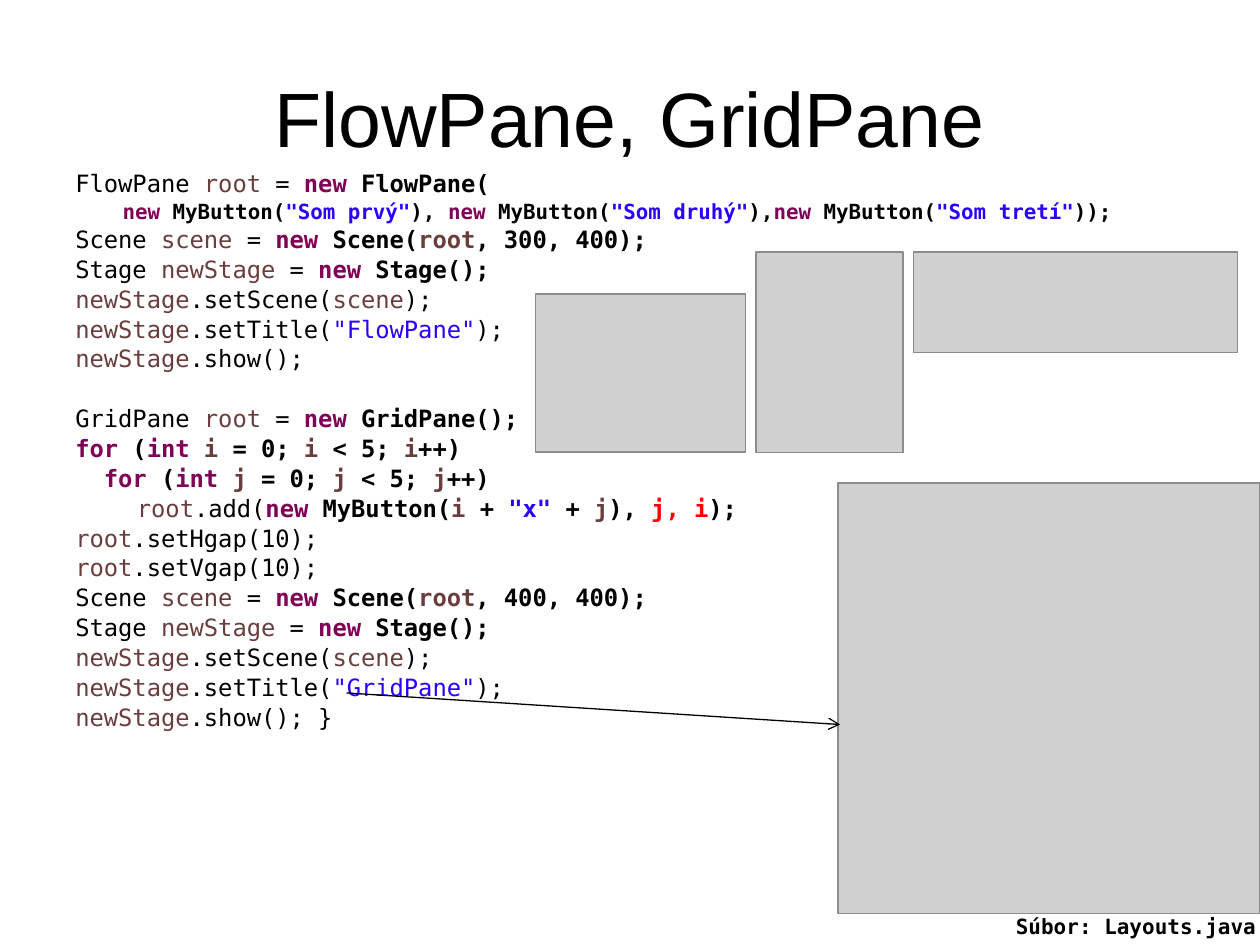
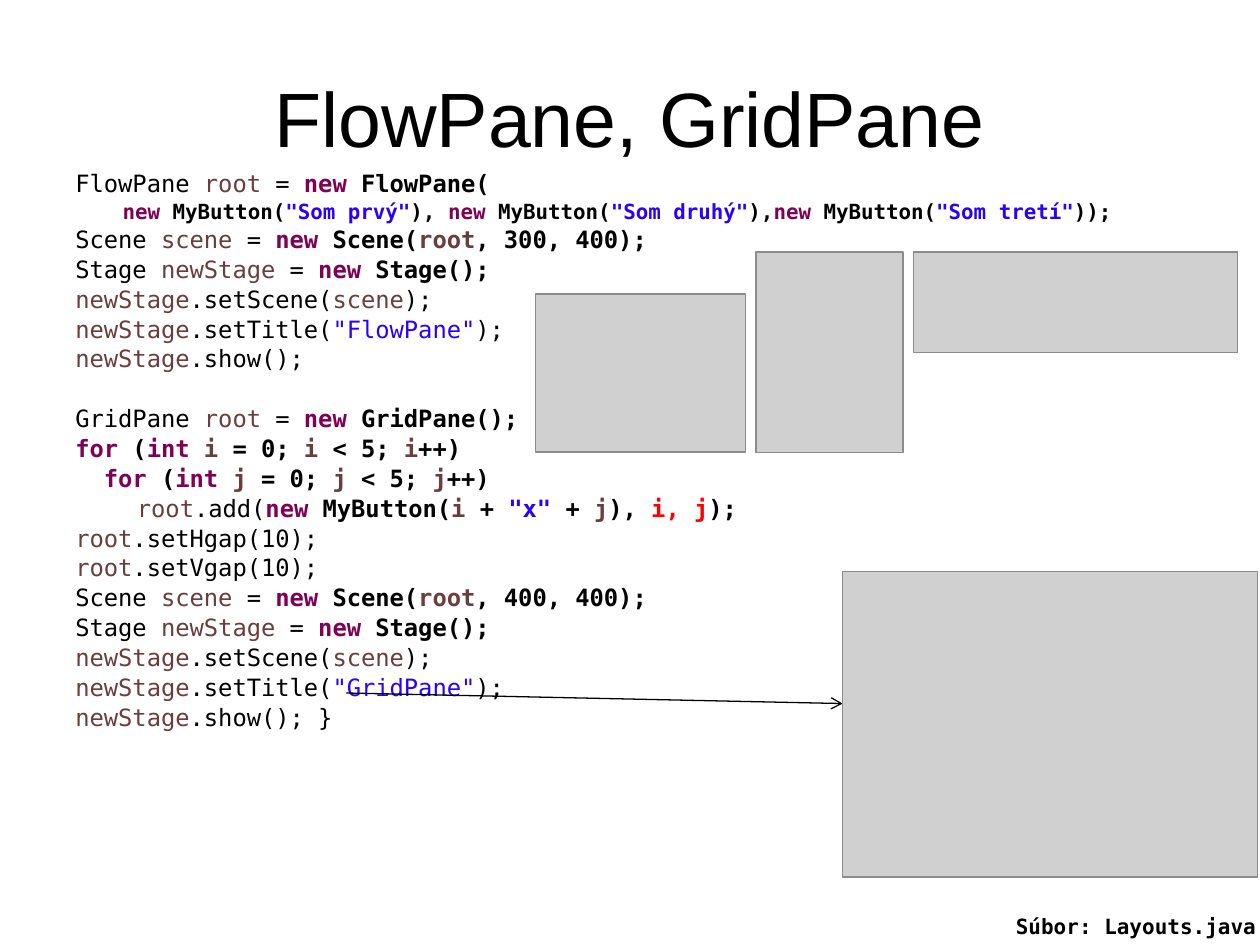
Before and after one commit to Programovanie4/Prednasky, a slide deck: slide 9 of 11/11_java.ppt (slide 8 before the commit). Drawn at 1260x945 pixels with LibreOffice and Linux fonts; fonts in the diff are those of the drawing; grey boxes stand for pictures. Boxes give left, top, right and bottom in pixels: in the first picture for what was removed or moved away, otherwise in the second. Text is boxed around its words. In the diff, an @@ line names an element or a change of style, - is before the commit and + after.

```diff
--- a/11/11_java.ppt
+++ b/11/11_java.ppt
@@ text at [137,497,737,522]: text changed @@
-root.add(new MyButton(i + "x" + j), j, i);
+root.add(new MyButton(i + "x" + j), i, j);
@@ picture: place and size @@
-picture at [838,483,1260,914]
+picture at [843,572,1257,877]
@@ arrow moved from (346, 693) - (840, 724) to (346, 693) - (843, 703) @@
```
Also in this commit, not shown: 4 other slides changed, 8 slides added, 3 slides removed, 3 other files.
